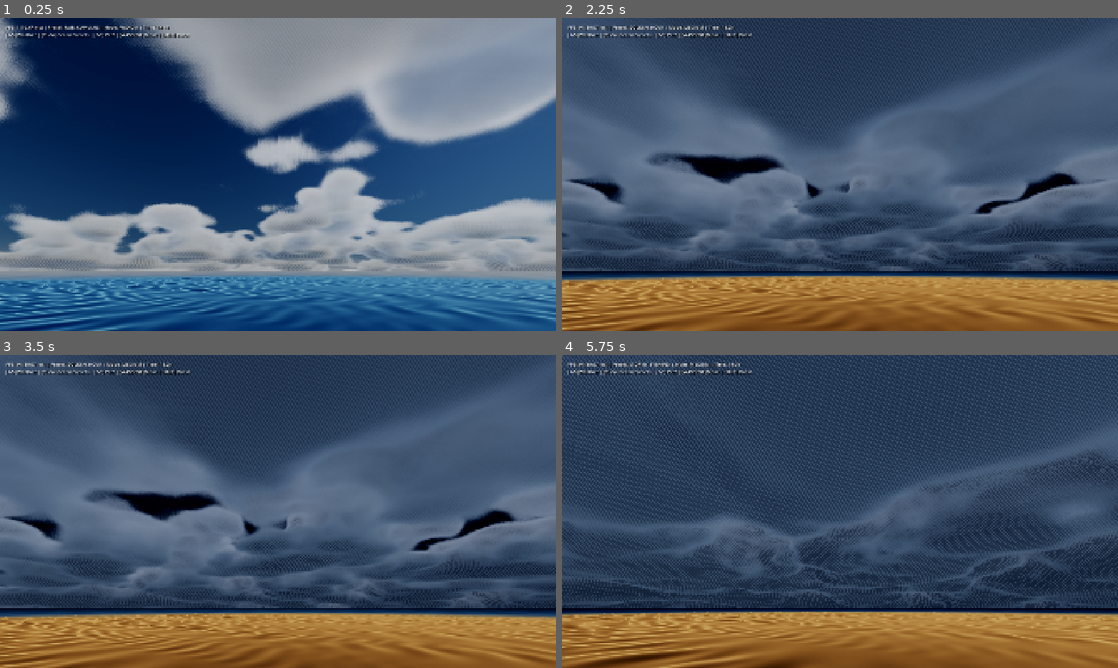
Above: before the commit, frames 1-4 (two rows, left to right).
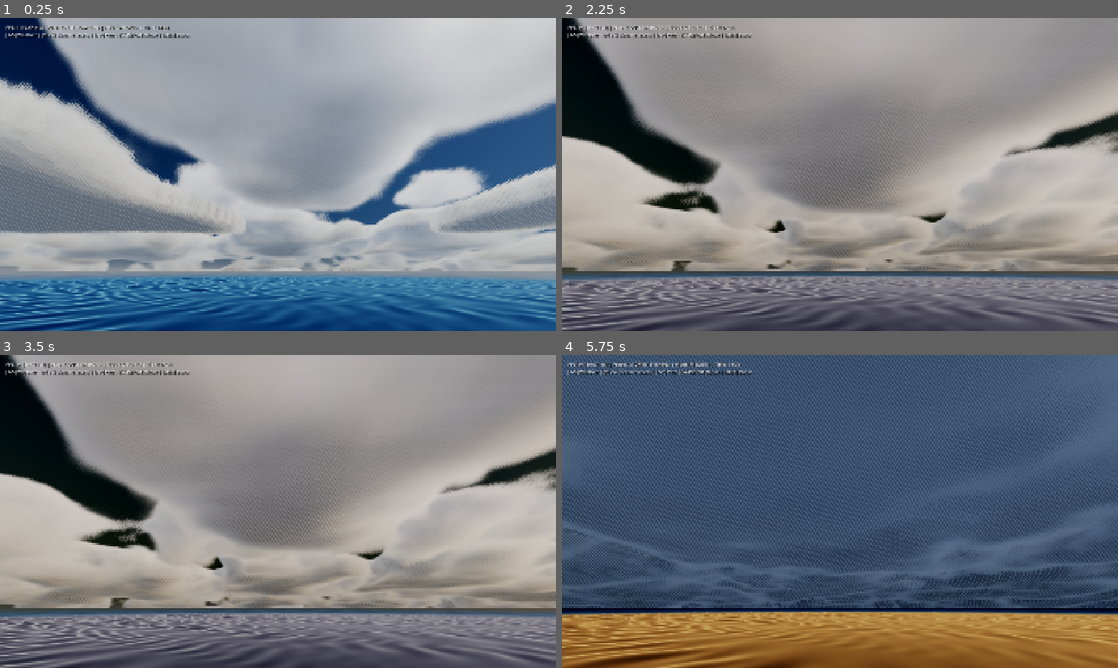
Above: after the commit, the same moments.

Repository: rlsl0422/godot-simple-sky
Game: Godot game, scene res://scenes/main_showcase.tscn
The game is run twice, just before and just after one commit, with the same random seed, the same clock (stepped at 60 frames per second) and the same inputs.
Inputs (mouse positions are in pixels of both pictures, inside the frame that each line leads up to):
- Up to frame 1 (0.25 s): no input
- Up to frame 2 (2.25 s): tap Enter at 0.5 s; move the mouse to (962, 158) at 0.52 s; hold D 0.53-1.25 s; tap 1 at 0.6 s; click (962, 158) at 0.67 s; tap Space at 0.77 s; drag from (728, 190) to (812, 237) at 1.27 s; move the mouse to (895, 105) at 2.02 s; hold D from 2.03 s (still down); tap 3 at 2.1 s
- Up to frame 3 (3.5 s): release D at 2.75 s; drag from (250, 574) to (111, 464) at 2.77 s
- Up to frame 4 (5.75 s): move the mouse to (1006, 558) at 3.52 s; hold A 3.53-4.25 s; tap 5 at 3.6 s; tap Space at 3.77 s; drag from (673, 464) to (756, 433) at 4.27 s; move the mouse to (867, 511) at 5.02 s; hold S from 5.03 s (still down); tap 7 at 5.1 s; click (867, 511) at 5.17 s

The runs differ from the first frame. In frame 1, 58% of the frame differs, in the area x 0-100%, y 0-81%; in frame 2, 99%, in the area x 0-100%, y 0-100%; in frame 3, 99%; in frame 4, 34%.

Commit message:
feat(clouds): coastal cumulonimbus illustration composition, anti-tiling warp, and mother-satellite cloud clustering

Diff:
--- a/scenes/main_showcase.tscn
+++ b/scenes/main_showcase.tscn
@@ -32,14 +32,16 @@
 shader_parameter/cloud_density_multiplier = 1.3
 shader_parameter/cloud_bottom_altitude = 1600.0
 shader_parameter/cloud_top_altitude = 4200.0
-shader_parameter/cloud_scale = 0.12
+shader_parameter/cloud_scale = 0.1
 shader_parameter/detail_scale = 3.5
 shader_parameter/detail_strength = 0.42
 shader_parameter/weather_scale = 0.045
 shader_parameter/cloud_curvature_radius_km = 150.0
+shader_parameter/satellite_cloud_amount = 0.45
+shader_parameter/zenith_sky_clearance = 0.55
 shader_parameter/wind_direction = Vector3(0.8660254, 0, 0.5)
 shader_parameter/wind_speed = 6.944444444444445
-shader_parameter/custom_time = 331.918
+shader_parameter/custom_time = 555.061
 shader_parameter/camera_world_position = Vector3(0, 50, 0)
 shader_parameter/forward_scattering_g = 0.78
 shader_parameter/backward_scattering_g = 0.32
@@ -89,6 +91,8 @@
 shader_parameter/crest_foam_threshold = 0.52
 shader_parameter/crest_foam_intensity = 2.0
 shader_parameter/contact_foam_distance = 0.25
+shader_parameter/caustics_strength = 0.5
+shader_parameter/caustics_scale = 1.4
 shader_parameter/sun_direction = Vector3(0.6087615, 0.7760167, -0.16494745)
 shader_parameter/sun_color = Color(1, 0.95, 0.88, 1)
 shader_parameter/sun_intensity = 10.0
@@ -96,7 +100,7 @@
 shader_parameter/sky_horizon_color = Color(0.26, 0.52, 0.76, 1)
 shader_parameter/fade_inner_radius = 1400.0
 shader_parameter/fade_outer_radius = 2400.0
-shader_parameter/custom_time = 331.918
+shader_parameter/custom_time = 555.061
 shader_parameter/tonemap_mode = 1
 shader_parameter/exposure = 1.0
 shader_parameter/white_point = 6.0
@@ -129,7 +133,7 @@
 shader_parameter/sun_direction = Vector3(0.6087615, 0.7760167, -0.16494745)
 shader_parameter/sun_color = Color(1, 0.98, 0.92, 1)
 shader_parameter/sun_intensity = 10.0
-shader_parameter/custom_time = 331.918
+shader_parameter/custom_time = 555.061
 
 [sub_resource type="QuadMesh" id="QuadMesh_n02pc"]
 size = Vector2(2, 2)
@@ -162,8 +166,10 @@
 cloud_density = 1.3
 cloud_thickness = 2600.0
 detail_fluffiness = 0.42
-cloud_scale = 0.12
+cloud_scale = 0.1
 cloud_curvature_radius_km = 150.0
+satellite_cloud_amount = 0.45
+zenith_sky_clearance = 0.55
 sun_corona_intensity = 0.05
 
 [node name="CanvasLayer" type="CanvasLayer" parent="." unique_id=595155925]
@@ -216,7 +222,7 @@
 mesh = SubResource("PlaneMesh_k8c2n")
 
 [node name="UnderwaterPostQuad" type="MeshInstance3D" parent="OceanController" unique_id=588069186]
-transform = Transform3D(1, 0, 0, 0, 1, 0, 0, 0, 1, -4.739901, 2.4505699, 7.831688)
+transform = Transform3D(1, 0, 0, 0, 1, 0, 0, 0, 1, -7.344616, 4.1671486, 9.164551)
 material_override = SubResource("ShaderMaterial_vmc2o")
 cast_shadow = 0
 extra_cull_margin = 16384.0
--- a/screenshots/perf_metrics.json
+++ b/screenshots/perf_metrics.json
@@ -1,11 +1,11 @@
 {
-	"avg_fps": 40.1226090620505,
-	"avg_frame_time_ms": 24.9236035087718,
-	"max_frame_time_ms": 147.103666666667,
-	"min_frame_time_ms": 2.54166666666669,
-	"percentile_1_low_fps": 7.57099702459817,
-	"percentile_99_frame_time_ms": 132.083,
+	"avg_fps": 39.343608718194,
+	"avg_frame_time_ms": 25.4170888888889,
+	"max_frame_time_ms": 149.262333333333,
+	"min_frame_time_ms": 5.22566666666676,
+	"percentile_1_low_fps": 7.47019392623433,
+	"percentile_99_frame_time_ms": 133.865333333333,
 	"renderer": "NVIDIA GeForce MX450",
-	"timestamp": "2026-09-08T23:38:52",
+	"timestamp": "2026-09-09T22:07:56",
 	"total_frames": 570
 }
--- a/scripts/atmosphere_cloud_controller.gd
+++ b/scripts/atmosphere_cloud_controller.gd
@@ -103,15 +103,25 @@
 		detail_fluffiness = val
 		_update_material_uniform("detail_strength", val)
 
-@export_range(0.05, 1.0, 0.01) var cloud_scale: float = 0.15: ## Base spatial scale in 1/km
+@export_range(0.05, 1.0, 0.01) var cloud_scale: float = 0.10: ## Base spatial scale in 1/km
 	set(val):
 		cloud_scale = val
 		_update_material_uniform("cloud_scale", val)
 
-@export_range(150.0, 2000.0, 10.0) var cloud_curvature_radius_km: float = 450.0: ## Effective planetary curvature for clouds
+@export_range(100.0, 2000.0, 10.0) var cloud_curvature_radius_km: float = 150.0: ## Effective planetary curvature for clouds
 	set(val):
 		cloud_curvature_radius_km = val
 		_update_material_uniform("cloud_curvature_radius_km", val)
+
+@export_range(0.0, 1.0, 0.05) var satellite_cloud_amount: float = 0.45: ## Clustered baby clouds around main cloud mass
+	set(val):
+		satellite_cloud_amount = val
+		_update_material_uniform("satellite_cloud_amount", val)
+
+@export_range(0.0, 1.0, 0.05) var zenith_sky_clearance: float = 0.55: ## Horizon vs overhead open blue sky balance
+	set(val):
+		zenith_sky_clearance = val
+		_update_material_uniform("zenith_sky_clearance", val)
 
 @export_range(0.0, 5.0, 0.1) var silver_lining: float = 2.4: ## Edge rim glow when looking toward the sun
 	set(val):
@@ -316,11 +326,11 @@
 			cloud_thickness = 2600.0
 			time_of_day = 14.5
 		WeatherPreset.GOLDEN_HOUR:
-			cloud_coverage = 0.48
-			cloud_density = 1.4
+			cloud_coverage = 0.45
+			cloud_density = 1.3
 			detail_fluffiness = 0.45
 			silver_lining = 3.6
-			time_of_day = 18.2
+			time_of_day = 17.6
 		WeatherPreset.DRAMATIC_OVERCAST:
 			cloud_coverage = 0.82
 			cloud_density = 2.2
@@ -350,6 +360,8 @@
 	_update_material_uniform("cloud_top_altitude", cloud_bottom_altitude + cloud_thickness)
 	_update_material_uniform("cloud_scale", cloud_scale)
 	_update_material_uniform("cloud_curvature_radius_km", cloud_curvature_radius_km)
+	_update_material_uniform("satellite_cloud_amount", satellite_cloud_amount)
+	_update_material_uniform("zenith_sky_clearance", zenith_sky_clearance)
 	_update_material_uniform("detail_strength", detail_fluffiness)
 	_update_material_uniform("silver_lining_intensity", silver_lining)
 	_update_sun_and_atmosphere()
--- a/scripts/benchmark_harness.gd
+++ b/scripts/benchmark_harness.gd
@@ -130,10 +130,10 @@
 	print("[BenchmarkHarness] Phase 3: Setting up Golden Hour Sunset in LOW mode...")
 	controller.weather_preset = CloudController.WeatherPreset.GOLDEN_HOUR
 	controller.performance_mode = CloudController.PerformanceMode.LOW
-	controller.time_of_day = 18.2
+	controller.time_of_day = 17.6
 	camera.global_position = Vector3(0.0, 50.0, 0.0)
 	var sun_dir = controller._current_sun_direction
-	camera.look_at_from_position(camera.global_position, camera.global_position + sun_dir + Vector3(0.0, 0.12, 0.0), Vector3.UP)
+	camera.look_at_from_position(camera.global_position, camera.global_position + sun_dir + Vector3(0.0, 0.08, 0.0), Vector3.UP)
 
 func _setup_phase_4_above_clouds() -> void:
 	print("[BenchmarkHarness] Phase 4: Flying above clouds (4800m) overlooking cloud ocean...")
@@ -145,12 +145,12 @@
 	camera.look_at_from_position(camera.global_position, camera.global_position + look_dir, Vector3.UP)
 
 func _setup_phase_5_downward_ground_and_contour() -> void:
-	print("[BenchmarkHarness] Phase 5: Testing high-altitude downward ocean blending at 2200m (14.5h, matching user screenshot)...")
-	controller.weather_preset = CloudController.WeatherPreset.FAIR_CUMULUS
-	controller.performance_mode = CloudController.PerformanceMode.MEDIUM
-	controller.time_of_day = 14.5
-	camera.global_position = Vector3(0.0, 2200.0, 0.0)
-	var look_dir = Vector3(0.0, -0.75, -0.66).normalized()
+	print("[BenchmarkHarness] Phase 5: Testing downward ocean blending and contour at 50m (14.5h)...")
+	controller.weather_preset = CloudController.WeatherPreset.FAIR_CUMULUS
+	controller.performance_mode = CloudController.PerformanceMode.MEDIUM
+	controller.time_of_day = 14.5
+	camera.global_position = Vector3(0.0, 50.0, 0.0)
+	var look_dir = Vector3(0.0, -0.26, -1.0).normalized()
 	camera.look_at_from_position(camera.global_position, camera.global_position + look_dir, Vector3.UP)
 
 func _setup_phase_6_ocean_view() -> void:
--- a/shaders/atmosphere_clouds.gdshader
+++ b/shaders/atmosphere_clouds.gdshader
@@ -37,11 +37,13 @@
 uniform float cloud_density_multiplier : hint_range(0.1, 5.0, 0.1) = 1.2;
 uniform float cloud_bottom_altitude : hint_range(500.0, 5000.0, 50.0) = 1600.0; // In meters
 uniform float cloud_top_altitude : hint_range(2000.0, 10000.0, 50.0) = 4400.0;   // In meters
-uniform float cloud_scale : hint_range(0.05, 2.0, 0.01) = 0.12;                   // 1/km scale
+uniform float cloud_scale : hint_range(0.05, 2.0, 0.01) = 0.10;                   // 1/km scale
 uniform float detail_scale : hint_range(0.5, 10.0, 0.1) = 3.5;
-uniform float detail_strength : hint_range(0.0, 1.0, 0.01) = 0.35;
+uniform float detail_strength : hint_range(0.0, 1.0, 0.01) = 0.40;
 uniform float weather_scale : hint_range(0.005, 0.2, 0.005) = 0.045;
-uniform float cloud_curvature_radius_km : hint_range(150.0, 3000.0, 10.0) = 300.0; // Effective planetary curvature for clouds
+uniform float cloud_curvature_radius_km : hint_range(100.0, 3000.0, 10.0) = 150.0; // Effective planetary curvature for clouds
+uniform float satellite_cloud_amount : hint_range(0.0, 1.0, 0.05) = 0.45;           // Clustered baby clouds around main cloud mass
+uniform float zenith_sky_clearance : hint_range(0.0, 1.0, 0.05) = 0.55;             // Horizon vs overhead open blue sky balance
 
 uniform vec3 wind_direction = vec3(1.0, 0.0, 0.5);
 uniform float wind_speed : hint_range(0.0, 100.0, 0.5) = 15.0; // m/s
@@ -275,53 +277,80 @@
 	float base_start = mix(0.04, 0.01, cloud_size_factor) + (1.0 - edge_taper) * 0.16 + (weather.b - 0.5) * 0.12;
 	float base_fade = smoothstep(base_start, base_start + 0.12, height_norm);
 
-	// Dome top: Towers can reach up to height_norm = 0.96!
-	// Gentle rolloff so 3D Worley domes form natural rounded cauliflower peaks without being cut flat!
-	float max_height = mix(0.68, 0.96, cloud_size_factor) + edge_taper * 0.12;
-	float top_fade = smoothstep(max_height, max_height - 0.38, height_norm);
+	// Dome top: Towering thunderheads soar up to height_norm = 0.98 (4.3km) for coastal cumulonimbus!
+	// Smaller isolated cumulus round off gently at height_norm = 0.72 (3.4km)
+	float max_height = mix(0.72, 0.98, cloud_size_factor) + edge_taper * 0.12;
+	float top_fade = smoothstep(max_height, max_height - 0.30, height_norm);
 
 	float h_grad = base_fade * top_fade;
 	if (h_grad < 0.005) return 0.0;
 
-	// 3. 3D Coordinates with Isotropic Spherical Lobe Scaling
-	// Vertical multiplier (1.85) ensures vertical cauliflower lobes are round and spherical rather than pancake squashed!
+	// 3. 3D Coordinates with Isotropic Spherical Lobe Scaling & Anti-Tiling Domain Warp
 	vec3 p = vec3(pos_km.x * cloud_scale, (pos_km.y - R_EARTH) * (cloud_scale * 1.85), pos_km.z * cloud_scale)
 	         + vec3(wind_offset_km.x, 0.0, wind_offset_km.y) * 0.10;
 
-	// Domain warp from weather map channels to create wind-swept vortices
-	vec3 warp = vec3(weather.g - 0.5, 0.0, weather.b - 0.5) * 0.25;
-	vec4 base_sample = texture(base_noise_tex, p + warp);
-
-	// 4. Combined Perlin-Worley + Cauliflower Billow lobes (Zone I)
-	float billow_worley = base_sample.g * 0.60 + base_sample.b * 0.28 + base_sample.a * 0.12;
-	// Bulging spherical cauliflower lobes: cell centers bulge outward, valleys indent
+	// Analytical irrational multi-frequency 3D curl/twist:
+	// Completely breaks 3D texture wrap periodicity and eliminates repeated wallpaper patterns
+	vec3 non_periodic_warp = vec3(
+		sin(p.z * 0.41 + p.y * 0.27 + 1.7),
+		sin(p.x * 0.33 + p.z * 0.31 + 2.4),
+		cos(p.y * 0.37 + p.x * 0.29 + 0.8)
+	) * 0.36;
+
+	// Domain warp from weather map channels to create wind-swept convective vortices
+	vec3 weather_warp = vec3(weather.g - 0.5, (weather.r - 0.5) * 0.25, weather.b - 0.5) * 0.35;
+	vec3 warped_p = p + non_periodic_warp + weather_warp;
+	vec4 base_sample = texture(base_noise_tex, warped_p);
+
+	// 4. Mother Cloud Core + Clustered Satellite Baby Cloudlets
+	float billow_macro = base_sample.g;
+	float billow_micro = base_sample.b * 0.65 + base_sample.a * 0.35;
+	float billow_worley = billow_macro * 0.55 + billow_micro * 0.45;
+
+	// Mother Cloud Mass: expansive, cohesive, monumental core (Image 1 style)
 	float lobe_sculpt = remap(base_sample.r, (1.0 - billow_worley) * 0.35, 1.0, 0.0, 1.0);
-
-	// Large clouds retain an expansive, cohesive core instead of shredding into small uniform pieces
-	float core_preservation = smoothstep(0.25, 0.75, cluster_mask) * cloud_size_factor;
-	float billow_mod = mix(0.70 + 0.45 * billow_worley, 0.92 + 0.25 * billow_worley, core_preservation * 0.80);
-	float cloud_shape = lobe_sculpt * billow_mod;
-
-	// Updraft dome accentuates rounded billows toward the top
+	float core_preservation = smoothstep(0.20, 0.70, cluster_mask) * cloud_size_factor;
+	float billow_mod = mix(0.72 + 0.45 * billow_macro, 0.94 + 0.22 * billow_macro, core_preservation * 0.85);
+	float mother_shape = lobe_sculpt * billow_mod;
+
+	// Updraft dome accentuates rounded cauliflower billows toward upper dome
 	float dome_boost = smoothstep(0.25, 0.85, height_norm);
-	cloud_shape = mix(cloud_shape, cloud_shape * (0.75 + 0.60 * billow_worley), dome_boost * 0.55);
-
-	float cloud_mass = cloud_shape * h_grad * cluster_mask;
+	mother_shape = mix(mother_shape, mother_shape * (0.75 + 0.60 * billow_worley), dome_boost * 0.55);
+	float mother_mass = mother_shape * h_grad * cluster_mask;
+
+	// Satellite Baby Cloudlets (Image 2 style baby puffs clustered around mother flanks):
+	// Form lively buoyant satellite cloudlets strictly in the skirt/flanks of the mother cloud
+	float halo_flank = smoothstep(0.04, 0.22, cluster_mask) * smoothstep(0.65, 0.35, cluster_mask);
+	float baby_puffs = remap(base_sample.b, 0.18, 0.88, 0.0, 1.0) * (0.60 + 0.50 * base_sample.a);
+	float baby_base_fade = smoothstep(0.01, 0.08, height_norm);
+	float baby_top_fade = smoothstep(0.55, 0.22, height_norm);
+	float baby_h_grad = baby_base_fade * baby_top_fade;
+	float baby_mass = baby_puffs * halo_flank * baby_h_grad * satellite_cloud_amount * 2.2;
+
+	// Combine: Mother Cloud Mass + Clustered Baby Satellites
+	float cloud_mass = max(mother_mass, baby_mass);
+	if (cloud_mass < 0.005) return 0.0;
 
 	// 5. Density thresholding with smooth yet plump condensation boundary
 	float cov_threshold = mix(0.18, 0.13, core_preservation);
 	float density = smoothstep(cov_threshold, cov_threshold + 0.22, cloud_mass) * cloud_density_multiplier * 3.4;
 
-	// 6. Micro-detail erosion: active on upper billows, suppressed on cloud base for velvety smooth underside
+	// 6. Micro-detail: dual-mode edge erosion + positive fluffy curling ("보송보송한 디테일")
 	if (density > 0.005 && detail_fade > 0.01) {
-		vec3 detail_p = (p + warp) * detail_scale + vec3(wind_offset_km.x, 0.0, wind_offset_km.y) * 0.25;
+		vec3 detail_p = warped_p * detail_scale + vec3(wind_offset_km.x, 0.0, wind_offset_km.y) * 0.25;
 		vec4 detail_noise = texture(detail_noise_tex, detail_p);
 		float detail_fbm = detail_noise.r * 0.625 + detail_noise.g * 0.25 + detail_noise.b * 0.125;
+
+		// Edge erosion for soft silhouettes
 		float erosion = mix(detail_fbm, 1.0 - detail_fbm, clamp(height_norm * 0.5, 0.0, 1.0));
 		float base_suppress = smoothstep(0.08, 0.32, height_norm); // Velvety smooth cloud base
 		float edge_mask = clamp(1.0 - density * 0.30, 0.0, 1.0);
-		float erode_amount = erosion * detail_strength * 0.22 * detail_fade * edge_mask * base_suppress;
+		float erode_amount = erosion * detail_strength * 0.20 * detail_fade * edge_mask * base_suppress;
 		density = smoothstep(erode_amount, 1.0, density) * density;
+
+		// Fluffy positive curling on sunlit cauliflower billows
+		float fluff_boost = (1.0 - detail_fbm) * detail_strength * 0.38 * detail_fade * smoothstep(0.12, 0.65, height_norm);
+		density += fluff_boost * smoothstep(0.01, 0.25, density);
 	}
 
 	return density;
@@ -509,17 +538,17 @@
 				float lobe_curvature = clamp(1.0 - (l_dens_first - density * 0.6) * 0.20, 0.75, 1.15);
 
 				// Multiple forward scattering softens shadow underbelly (luminous pearl-white bounce)
-				float multi_scatter = exp(-optical_depth_sun * 0.065) * 0.60;
+				float multi_scatter = exp(-optical_depth_sun * 0.055) * 0.85;
 
 				// Hemispherical ambient lighting: soft skylight from above + luminous diffuse daylight bounce from ocean
 				float crevice_ao = clamp(1.0 - density * 0.18, 0.45, 1.0);
-				vec3 sky_ambient = sky_color * 0.85 + cloud_ambient_color * 0.80;
-				vec3 ocean_ambient = mix(deep_water_color * 1.6, sky_color, 0.65) + vec3(0.18, 0.22, 0.26);
+				vec3 sky_ambient = sky_color * 0.95 + cloud_ambient_color * 0.85;
+				vec3 ocean_ambient = mix(deep_water_color * 1.8, sky_color, 0.70) + vec3(0.20, 0.24, 0.28);
 				vec3 ambient = mix(ocean_ambient, sky_ambient, clamp(height_norm * 1.2, 0.15, 1.0)) * ambient_intensity * crevice_ao;
 
 				vec3 sun_normalized = sun_light_color / max(sun_intensity, 1.0);
 				float phase_term = phase_cloud + silver_lining * 0.45;
-				float direct_lighting = (sun_light_attenuation * phase_term * lobe_curvature) + multi_scatter * 0.55;
+				float direct_lighting = (sun_light_attenuation * phase_term * lobe_curvature) + multi_scatter * 0.65;
 				vec3 direct_sun = sun_normalized * direct_lighting * 1.6;
 				vec3 step_energy = (direct_sun + ambient) * cloud_base_color;
 
Binary file changed: screenshots/01_noon_cumulus.png
Binary file changed: screenshots/02_sun_silver_lining.png
Binary file changed: screenshots/03_golden_sunset.png
Binary file changed: screenshots/04_above_clouds.png
Binary file changed: screenshots/05_ground_and_contour_fix.png
Binary file changed: screenshots/06_infinite_ocean_sunset.png
Binary file changed: screenshots/07_underwater_optics.png
Binary file changed: screenshots/08_underwater_antisolar.png
Binary file changed: screenshots/09_underwater_deep_extinction.png
